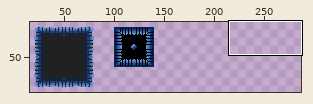
One commit to this sprite sheet: Gmtk-2021-bloquinho/Assets/Sprites/Tilesets/Terrain (20x20).png. The first picture is a wide view before the edit; the outline marks the close-up.
Close-up. Before the commit:
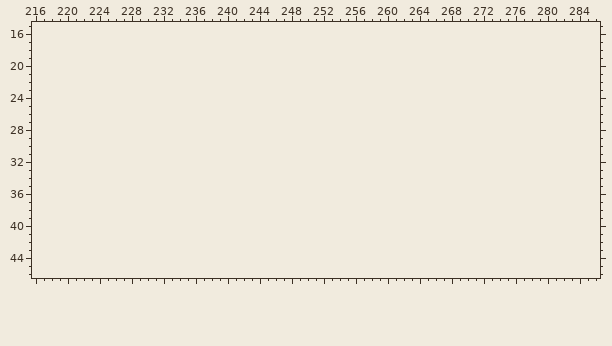
The file is 200x100 pixels. Shown: x 216..286, y 15..46. The old version is drawn lined up with the new one, on the new canvas. The wide view leaves out empty margins. The commit also changed other parts of the picture, which this record leaves out.
The same view after the edit:
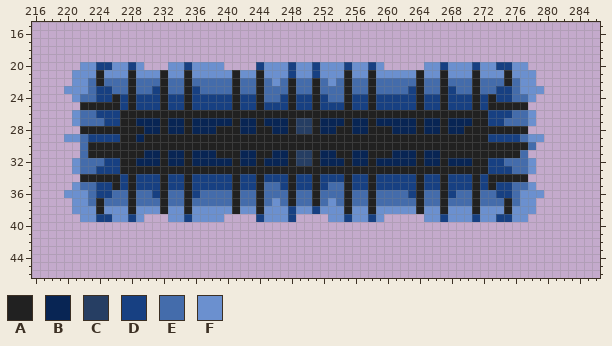
Palette (. is transparent): A #212121  B #082554  C #263e63  D #174082  E #446cab  F #6b90cf
Changes in this commit:
canvas 200x100 -> 300x100
Changed rows in their new state; - is an unchanged pixel.
first column x 220:
20 --FFDDFFDF---FFDFFFF----DFFFDFFDFFFDFFDF-----FFDFFFDFFDDFF--
21 -FFFAFFFAFFFAFFAFFFFFAFFAFFFDFFDFFFAFFAFFFFFAFFAFFFAFFFAFFF-
22 -FFEAEEEAEEEAEEAEEEEEAEEAEFEAEEAEFEAEEAEEEEEAEEAEEEAEEEAEFF-
23 FFFEDDEEAEEDAEEADEEEEAEEAEEEAEEAEEEAEEAEEEEDAEEADEEAEEDDEFFF
24 -FEEDDADADDDADDADDDDDADDAEEDADDADEEADDADDDDDADDADDDADADDEEF-
25 --AAAAADADDDADDADDDDDADDADDDADDADDDADDADDDDDADDADDDADAAAAA--
26 -FEEDDDAAAAAAAAAAAAAAAAAAAAAAAAAAAAAAAAAAAAAAAAAAAAAADDDEEF-
27 -FEEEDDAABBBABBABBBBBABBABBBACCABBBABBABBBBBABBABBBAADDEEEF-
28 --AAAAAAAABBABBABBBAAABBAABBACCABBAABBAAABBBABBABBAAAAAAAA--
29 FFEDDDDAABAAAAAAAAAAAAAAAAAAAAAAAAAAAAAAAAAAAAAAAAAAADDDDEFF
30 --EAAAAAAAAAAAAAAAAAAAAAAAAAAAAAAAAAAAAAAAAAAAAAAAAAAAAAAAE-
31 --EAAAAAAABBABBABBBAAABBAABBACCABBAABBAAABBBABBAAAAAAAAAAE--
32 -FEEEDDAABBBABBABBBBBABBABBBACCABBBABBABBBBBABBABBBAADDEEEF-
33 -FEEDDDAAAAAAAAAAAAAAAAAAAAAAAAAAAAAAAAAAAAAAAAAAAAAADDDEEF-
34 --AAAAADADDDADDADDDDDADDADDDADDADDDADDADDDDDADDADDDADAAAAA--
35 -FEEDDADADDDADDADDDDDADDAEEDADDADEEADDADDDDDADDADDDADADDEEF-
36 FFFEDDEEAEEDAEEADEEEEAEEAEEEAEEAEEEAEEAEEEEDAEEADEEAEEDDEFFF
37 -FFEAEEEAEEEAEEAEEEEEAEEAEFEAEEAEFEAEEAEEEEEAEEAEEEAEEEAEFF-
38 -FFFAFFFAFFFAFFAFFFFFAFFAFFFDFFDFFFAFFAFFFFFAFFAFFFAFFFAFFF-
39 --FFDDFFDF---FFDFFFF----DFFFD----FFDFFDF-----FFDFFFDFFDDFF--
Changed places in both close-ups, as pixel boxes (x1, y1, x2, y2):
added: (64, 62, 544, 222)
